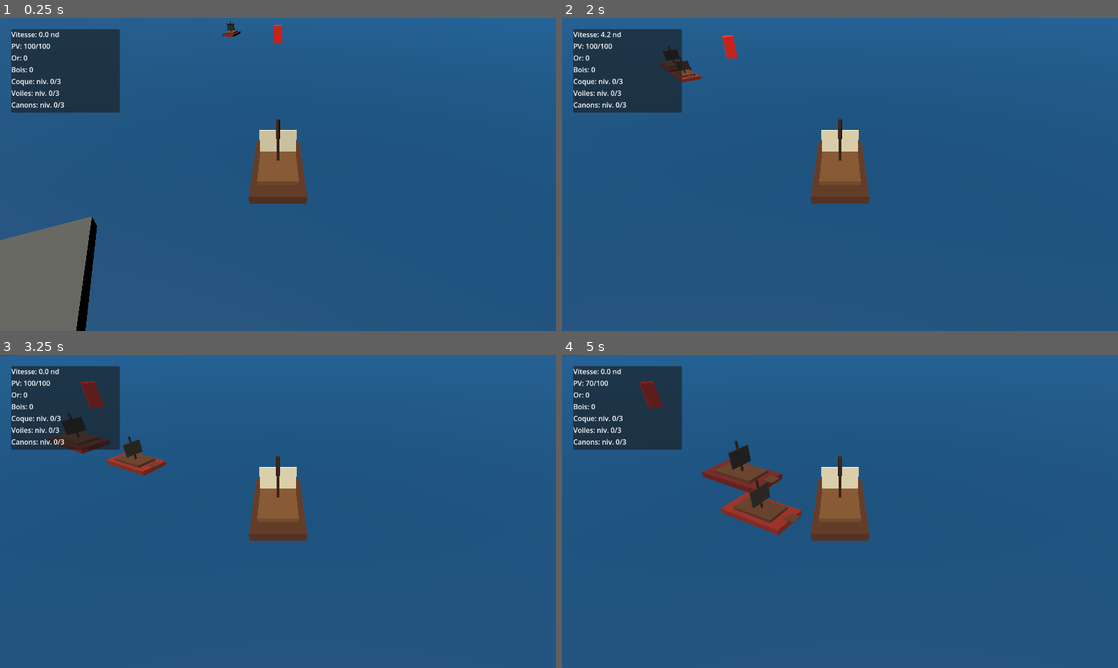
Above: before the commit, frames 1-4 (two rows, left to right).
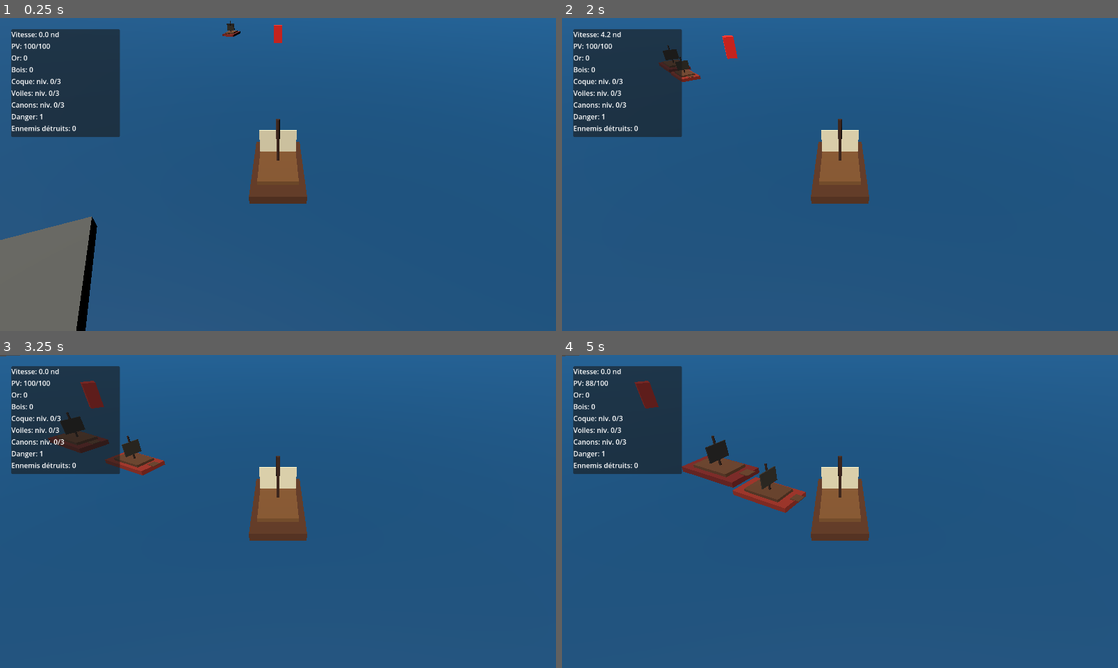
Above: after the commit, the same moments.

Repository: blou132/jeux-pirate
Game: Godot game, scene res://scenes/world/World.tscn
Same seed, same stepped clock (60 frames per second), same inputs: the game is played once before the commit and once after it.
Inputs (mouse positions are in pixels of both pictures, inside the frame that each line leads up to):
- Up to frame 1 (0.25 s): no input
- Up to frame 2 (2 s): tap Enter at 0.5 s; move the mouse to (962, 158) at 0.52 s; hold D 0.53-1.25 s; hold Z 0.53-1.25 s; click (962, 158) at 0.67 s; drag from (728, 190) to (812, 237) at 1.27 s
- Up to frame 3 (3.25 s): move the mouse to (333, 442) at 2.02 s; hold D 2.03-2.75 s; tap E at 2.1 s; drag from (250, 574) to (111, 464) at 2.77 s
- Up to frame 4 (5 s): move the mouse to (1006, 558) at 3.52 s; hold A 3.53-4.25 s; hold Q 3.53-4.25 s; drag from (673, 464) to (756, 433) at 4.27 s

The runs differ from the first frame. In frame 1, 1.5% of the frame differs, in the area x 2-42%, y 5-38%; in frame 2, 1.6%; in frame 3, 1.7%; in frame 4, 4.3%, in the area x 0-44%, y 0-58%.

Commit message:
feat: add progressive danger level

Diff:
--- a/scenes/ui/HUD.tscn
+++ b/scenes/ui/HUD.tscn
@@ -9,7 +9,7 @@
 offset_left = 16.0
 offset_top = 16.0
 offset_right = 286.0
-offset_bottom = 228.0
+offset_bottom = 284.0
 theme_override_constants/margin_left = 10
 theme_override_constants/margin_top = 10
 theme_override_constants/margin_right = 10
@@ -50,6 +50,14 @@
 layout_mode = 2
 text = "Canons: niv. 0/3"
 
+[node name="DangerLabel" type="Label" parent="MarginContainer/PanelContainer/VBoxContainer"]
+layout_mode = 2
+text = "Danger: 1"
+
+[node name="EnemiesDefeatedLabel" type="Label" parent="MarginContainer/PanelContainer/VBoxContainer"]
+layout_mode = 2
+text = "Ennemis détruits: 0"
+
 [node name="ContextLabel" type="Label" parent="MarginContainer/PanelContainer/VBoxContainer"]
 layout_mode = 2
 text = "Appuie sur E pour ouvrir le port"
--- a/scripts/ui/HUD.gd
+++ b/scripts/ui/HUD.gd
@@ -7,6 +7,8 @@
 @onready var hull_level_label: Label = $MarginContainer/PanelContainer/VBoxContainer/HullLevelLabel
 @onready var sails_level_label: Label = $MarginContainer/PanelContainer/VBoxContainer/SailsLevelLabel
 @onready var cannons_level_label: Label = $MarginContainer/PanelContainer/VBoxContainer/CannonsLevelLabel
+@onready var danger_label: Label = $MarginContainer/PanelContainer/VBoxContainer/DangerLabel
+@onready var enemies_defeated_label: Label = $MarginContainer/PanelContainer/VBoxContainer/EnemiesDefeatedLabel
 @onready var context_label: Label = $MarginContainer/PanelContainer/VBoxContainer/ContextLabel
 
 var _player: Node
@@ -97,10 +99,22 @@
 	if _game_state.has_method("get_gold") and _game_state.has_method("get_wood"):
 		_on_resources_changed(_game_state.get_gold(), _game_state.get_wood())
 
+	var danger_callback := Callable(self, "_on_danger_changed")
+	if _game_state.has_signal("danger_changed") and not _game_state.is_connected("danger_changed", danger_callback):
+		_game_state.connect("danger_changed", danger_callback)
+
+	if _game_state.has_method("get_danger_level") and _game_state.has_method("get_enemies_defeated"):
+		_on_danger_changed(_game_state.get_danger_level(), _game_state.get_enemies_defeated())
+
 
 func _on_resources_changed(gold: int, wood: int) -> void:
 	gold_label.text = "Or: %d" % gold
 	wood_label.text = "Bois: %d" % wood
+
+
+func _on_danger_changed(danger_level: int, enemies_defeated: int) -> void:
+	danger_label.text = "Danger: %d" % danger_level
+	enemies_defeated_label.text = "Ennemis détruits: %d" % enemies_defeated
 
 
 func set_context_message(message: String) -> void:
--- a/scripts/world/GameState.gd
+++ b/scripts/world/GameState.gd
@@ -1,7 +1,12 @@
 extends Node
 
 signal resources_changed(gold: int, wood: int)
+signal danger_changed(danger_level: int, enemies_defeated: int)
 
+const ENEMIES_PER_DANGER_LEVEL := 3
+
+var danger_level: int = 1
+var enemies_defeated: int = 0
 var gold: int = 0
 var wood: int = 0
 
@@ -35,6 +40,20 @@
 	resources_changed.emit(gold, wood)
 
 
+func record_enemy_destroyed() -> void:
+	enemies_defeated += 1
+	danger_level = 1 + int(enemies_defeated / ENEMIES_PER_DANGER_LEVEL)
+	danger_changed.emit(danger_level, enemies_defeated)
+
+
+func get_danger_level() -> int:
+	return danger_level
+
+
+func get_enemies_defeated() -> int:
+	return enemies_defeated
+
+
 func get_gold() -> int:
 	return gold
 
--- a/scripts/world/SpawnManager.gd
+++ b/scripts/world/SpawnManager.gd
@@ -96,6 +96,9 @@
 
 func _on_enemy_destroyed(_world_position: Vector3, _gold_reward: int, _wood_reward: int, enemy: Node) -> void:
 	_active_enemies.erase(enemy)
+	var game_state := get_node_or_null("/root/GameState")
+	if game_state != null and game_state.has_method("record_enemy_destroyed"):
+		game_state.record_enemy_destroyed()
 	_schedule_spawn_retry()
 
 
@@ -127,7 +130,19 @@
 
 func _pick_enemy_variant() -> Dictionary:
 	var variants := _get_enemy_variants()
-	return variants.pick_random()
+	var weighted_variants: Array[Dictionary] = []
+	var danger_level := _get_danger_level()
+
+	for config in variants:
+		var variant_id := String(config.get("id", ""))
+		var weight := _get_variant_weight(variant_id, danger_level)
+		for i in range(weight):
+			weighted_variants.append(config)
+
+	if weighted_variants.is_empty():
+		return variants.pick_random()
+
+	return weighted_variants.pick_random()
 
 
 func _get_enemy_variants() -> Array[Dictionary]:
@@ -172,3 +187,48 @@
 		"sail_color": Color(0.28, 0.27, 0.24, 1.0),
 	})
 	return variants
+
+
+func _get_danger_level() -> int:
+	var game_state := get_node_or_null("/root/GameState")
+	if game_state != null and game_state.has_method("get_danger_level"):
+		return game_state.get_danger_level()
+
+	return 1
+
+
+func _get_variant_weight(variant_id: String, danger_level: int) -> int:
+	if danger_level <= 1:
+		match variant_id:
+			"small_pirate":
+				return 7
+			"brigantine":
+				return 2
+			"heavy_patrol":
+				return 0
+	elif danger_level == 2:
+		match variant_id:
+			"small_pirate":
+				return 5
+			"brigantine":
+				return 4
+			"heavy_patrol":
+				return 1
+	elif danger_level == 3:
+		match variant_id:
+			"small_pirate":
+				return 3
+			"brigantine":
+				return 5
+			"heavy_patrol":
+				return 2
+
+	match variant_id:
+		"small_pirate":
+			return 2
+		"brigantine":
+			return 5
+		"heavy_patrol":
+			return 4
+
+	return 1
